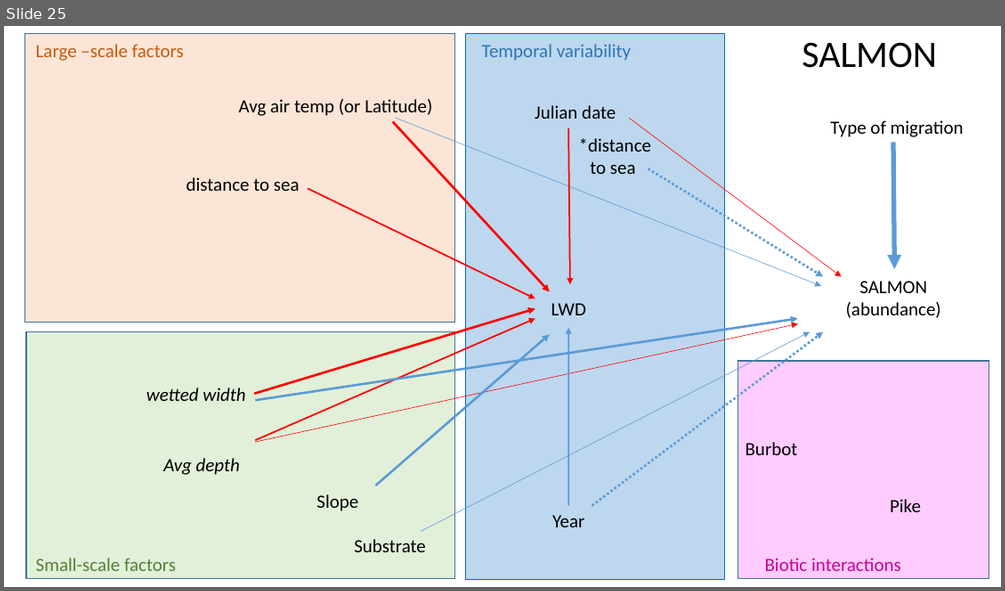
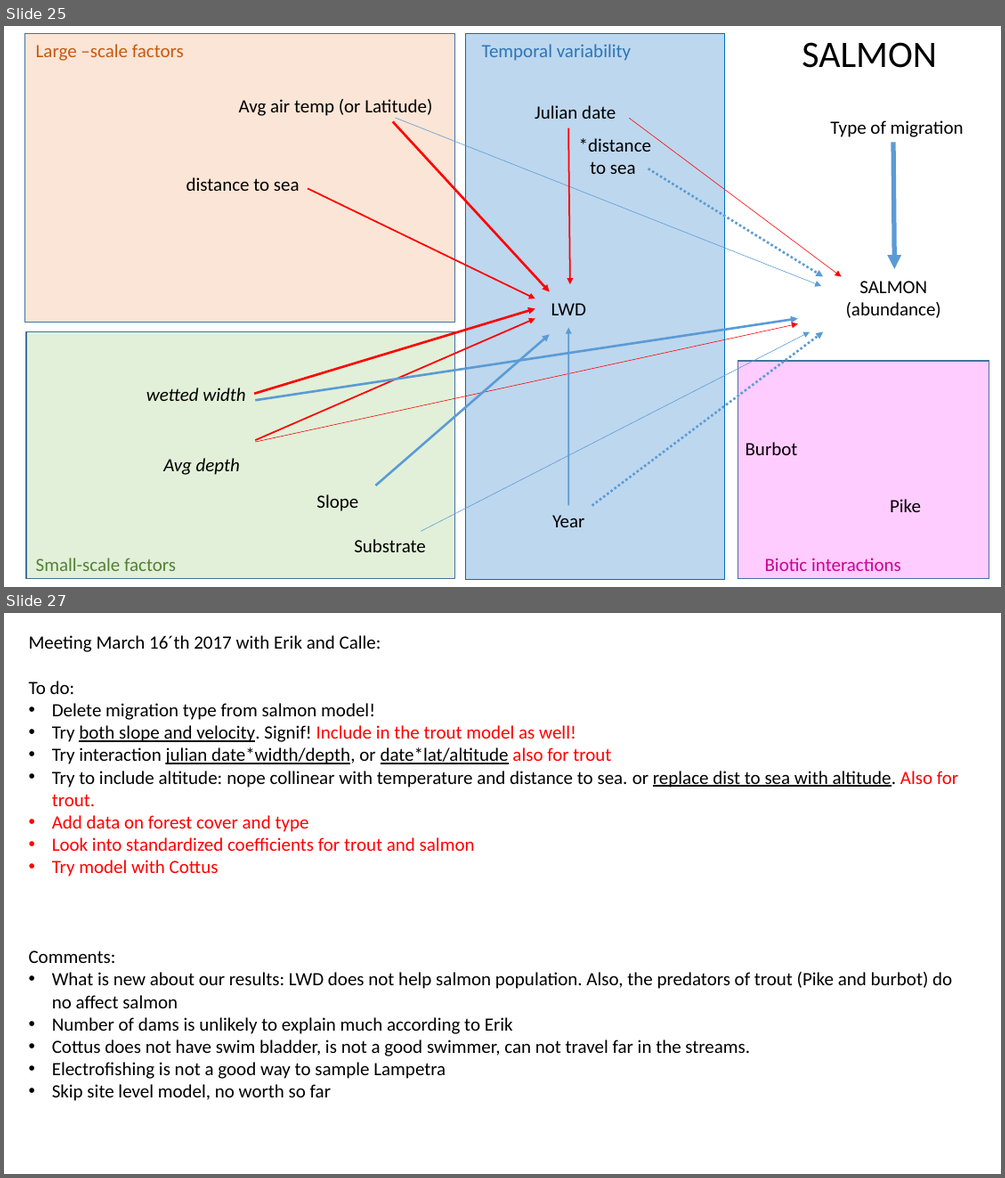
Before and after one commit to SerenaDonadi/Dod-ved, a slide deck: Electrofish data/LWD_analyses.pptx. Shown one above the other, each under a label of ours: slide 25 before the commit, slides 25 and 27 after it; the slides between them are not shown. The pictures are 1005x591 and 1005x1178 pixels, drawn with LibreOffice and Linux fonts; fonts in the diff are those of the drawing. Boxes give left, top, right and bottom in pixels: in the first picture for what was removed or moved away, otherwise in the second. Text is boxed around its words. In the diff, an @@ line names an element or a change of style, - is before the commit and + after.

Commit message:
after meeting with eriks, trying more options

```diff
--- a/Electrofish data/LWD_analyses.pptx
+++ b/Electrofish data/LWD_analyses.pptx
@@ slide 27 added at bbox=[4, 613, 1001, 1174], background #FFFFFF @@
@@ text added at bbox=[29, 635, 958, 1101], 18 pt, text #000000 @@
+Meeting March 16´th 2017 with Erik and Calle:
+To do:
+• Delete migration type from salmon model!
+• Try both slope and velocity. Signif! Include in the trout model as well!
+• Try interaction julian date*width/depth, or date*lat/altitude also for trout
+• Try to include altitude: nope collinear with temperature and distance to sea. or replace dist to sea with altitude. Also for trout.
+• Add data on forest cover and type
+• Look into standardized coefficients for trout and salmon
+• Try model with Cottus
+Comments:
+• What is new about our results: LWD does not help salmon population. Also, the predators of trout (Pike and burbot) do no affect salmon
+• Number of dams is unlikely to explain much according to Erik
+• Cottus does not have swim bladder, is not a good swimmer, can not travel far in the streams.
+• Electrofishing is not a good way to sample Lampetra
+• Skip site level model, no worth so far
```
Also in this commit, not shown: 3 slides changed, 1 other slide added, 1 other file.
